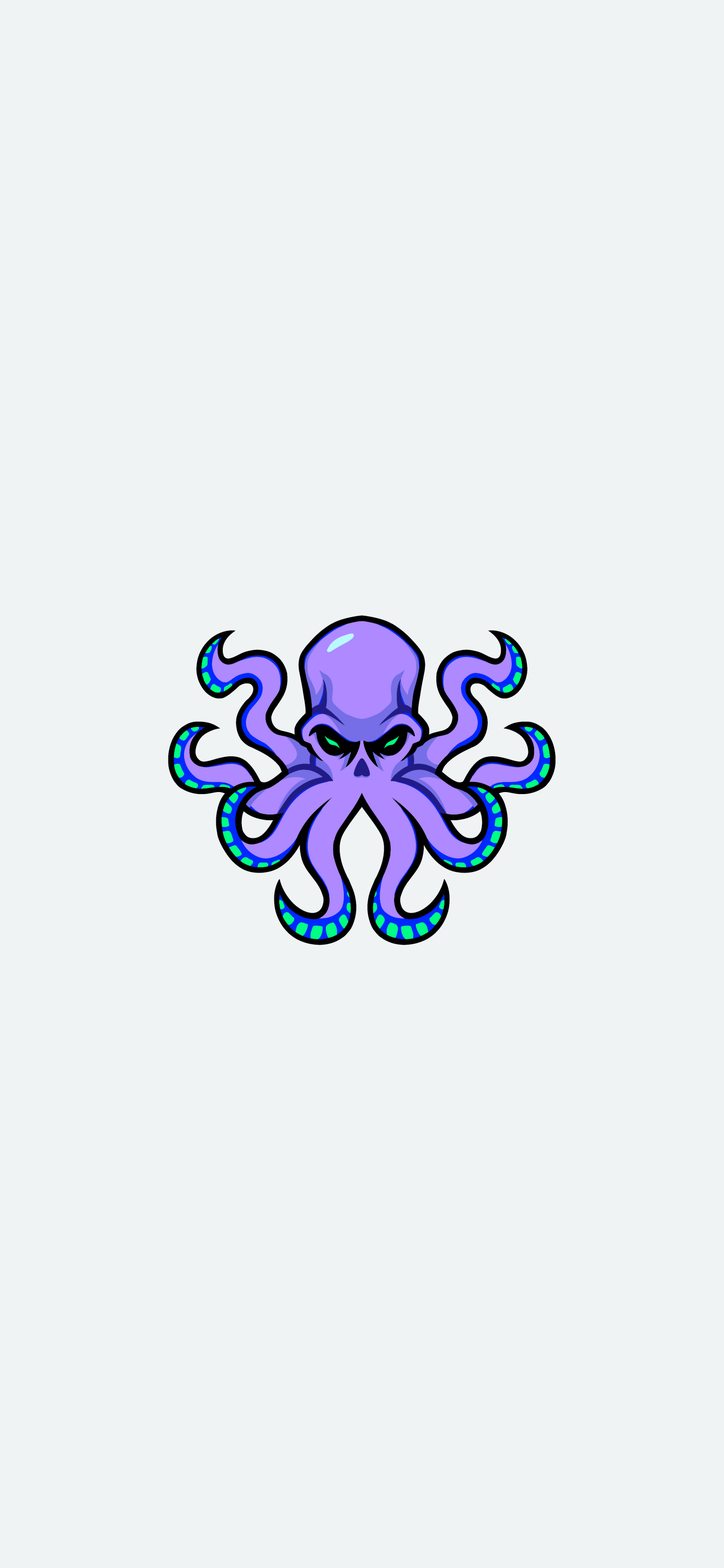
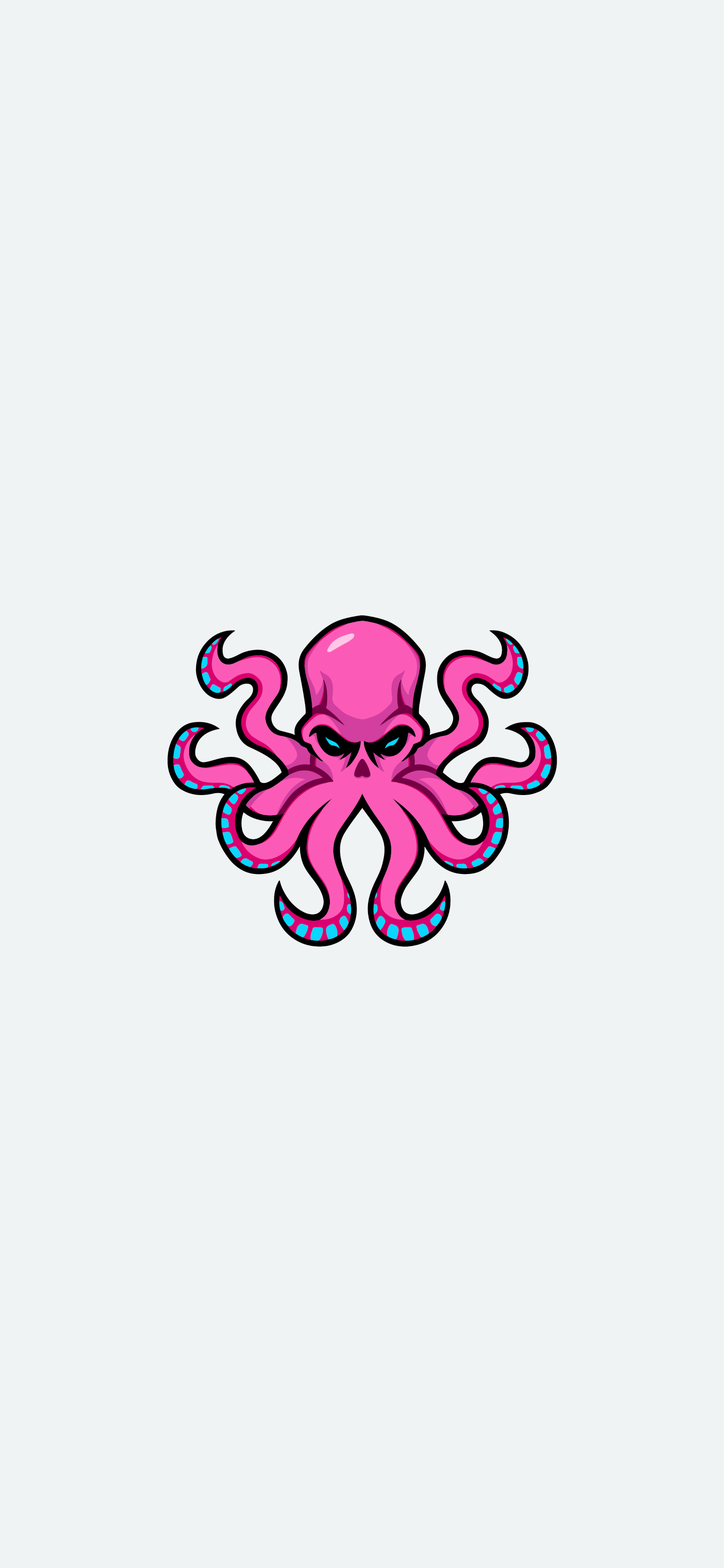
Layers edited between the first and the second 724 × 1568 image:
painted on "Logo" over [167, 615, 557, 947]